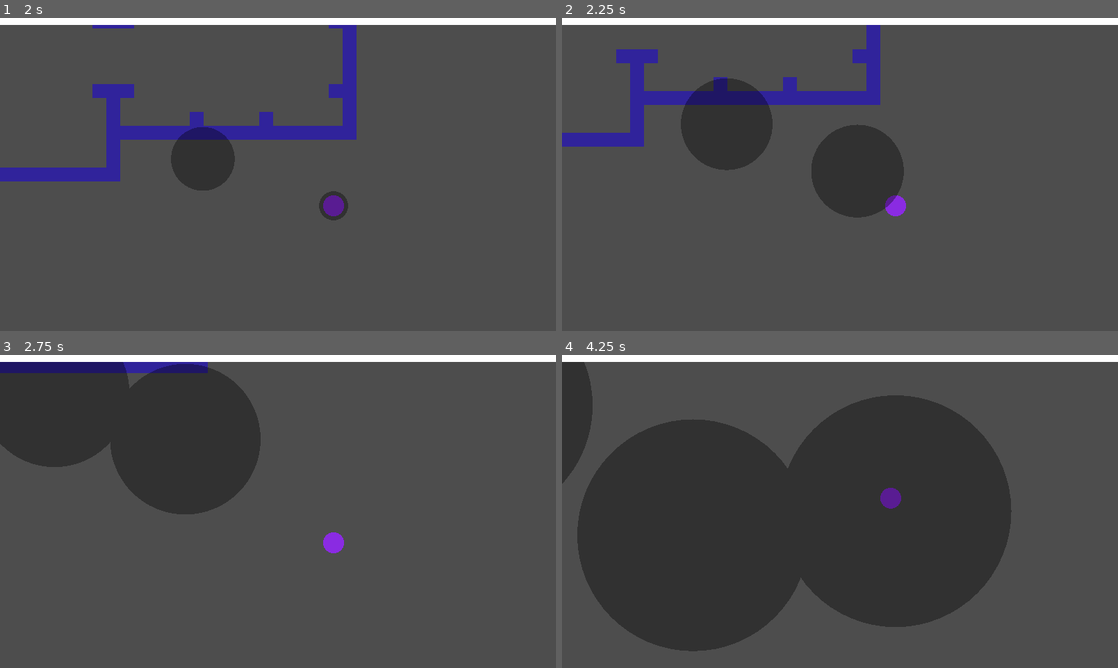
Above: before the commit, frames 1-4 (two rows, left to right).
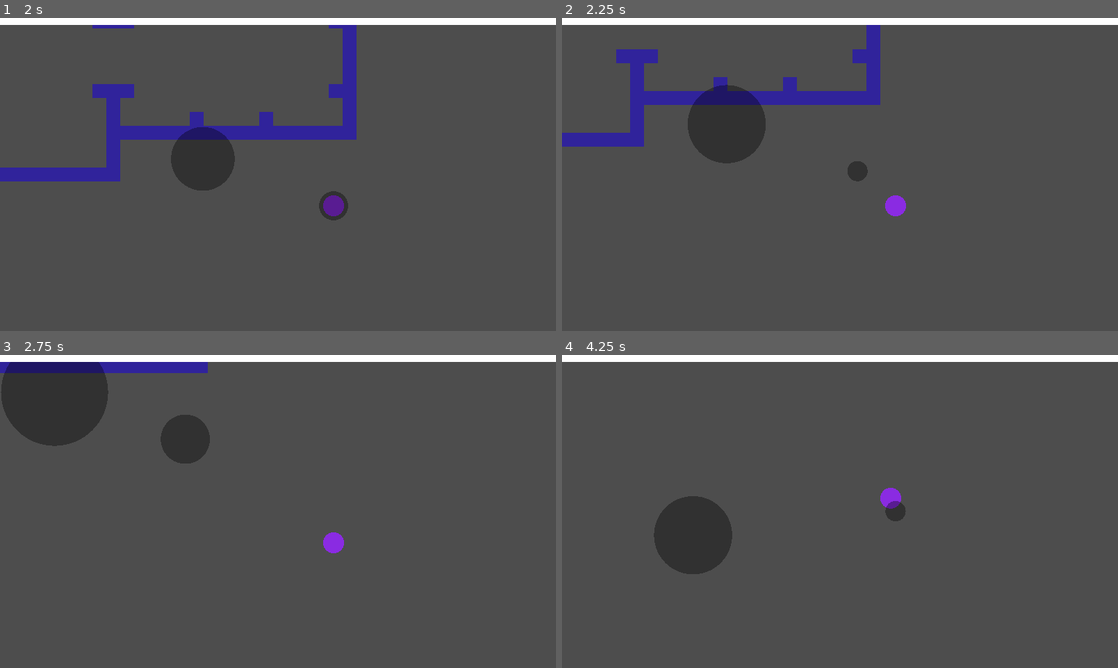
Above: after the commit, the same moments.

Repository: RainbowAsteroids/roll-with-the-pollution
Game: Godot game, scene res://test_scene.tscn
Two runs of this game, one before a commit and one after it. Both use one fixed random seed, a clock stepped at 60 frames per second and the inputs below. The engine's default icon, where the game draws it, is replaced by a stand-in: a white triangle on a blue panel in a dark square.
Inputs (mouse positions are in pixels of both pictures, inside the frame that each line leads up to):
- Up to frame 1 (2 s): tap Enter at 0.5 s; move the mouse to (400, 158) at 0.52 s; hold D (move_right) 0.53-1.28 s; click (400, 158) at 0.6 s; move the mouse to (166, 190) at 1.27 s; hold S (move_down) from 1.28 s (still down); click (166, 190) at 1.35 s
- Up to frame 2 (2.25 s): move the mouse to (895, 105) at 2.02 s; release S (move_down) at 2.03 s; hold D (move_right) from 2.03 s (still down); click (895, 105) at 2.1 s
- Up to frame 3 (2.75 s): keep holding D (move_right)
- Up to frame 4 (4.25 s): move the mouse to (812, 574) at 2.77 s; release D (move_right) at 2.78 s; hold W (move_up) 2.78-3.53 s; click (812, 574) at 2.85 s; move the mouse to (1006, 558) at 3.52 s; hold A (move_left) from 3.53 s (still down); click (1006, 558) at 3.6 s

Frame 1 is identical in both runs. In frame 2, 4.7% of the frame differs, in the area x 21-62%, y 19-64%; in frame 3, 11%; in frame 4, 46%, in the area x 0-81%, y 2-95%.

Commit message:
Added poison drops; fix #3

Diff:
--- a/Player/Player.gd
+++ b/Player/Player.gd
@@ -8,20 +8,27 @@
 @export var max_speed := 6000.0
 @export var braking_force := 2.5
 @export var poison_drop: PackedScene
+@export var poison_damage_rate := 10.0
+@export var heal_rate := 20.0
 
 var _health := GlobalConstants.max_health
 @export var health: float:
     get: return _health
     set(v):
+        v = clamp(v,0,GlobalConstants.max_health)
         _health = v
         $CanvasLayer/HealthBar.health = v
         if v < 0:
             dead.emit()
 
+var can_heal := false
+var can_hurt := false
+
 func _draw():
     draw_circle(Vector2(), 36, Color.BLUE_VIOLET)
 
 func _physics_process(delta: float):
+    # movement
     var motion := Vector2()
     if Input.is_action_pressed("move_left"):
         motion.x -= 1
@@ -46,7 +53,31 @@
     if velocity.length() < 1:
         velocity = Vector2()
 
+    # check for overlapping areas
+    if $Area2D.has_overlapping_areas():
+        $HealCoolup.stop()
+        can_heal = false
+        if can_hurt:
+            health -= poison_damage_rate * delta
+        else:
+            if $DamageCoolup.is_stopped():
+                $DamageCoolup.start()
+    else:
+        $DamageCoolup.stop()
+        can_hurt = false
+        if can_heal:
+            health += heal_rate * delta
+        else:
+            if $HealCoolup.is_stopped():
+                $HealCoolup.start()
+
 func _on_poison_timer_timeout():
     var pd = poison_drop.instantiate()
     pd.position = position
     get_parent().add_poison_drop(pd)
+
+func _on_heal_coolup_timeout():
+    can_heal = true
+
+func _on_damage_coolup_timeout():
+    can_hurt = true
--- a/Player/Player.tscn
+++ b/Player/Player.tscn
@@ -6,6 +6,9 @@
 [ext_resource type="Script" path="res://Player/HealthBar.gd" id="3_katjt"]
 
 [sub_resource type="CircleShape2D" id="CircleShape2D_4ihue"]
+radius = 36.0
+
+[sub_resource type="CircleShape2D" id="CircleShape2D_f0vep"]
 radius = 36.0
 
 [node name="Player" type="CharacterBody2D"]
@@ -34,4 +37,18 @@
 [node name="PoisonTimer" type="Timer" parent="."]
 autostart = true
 
+[node name="Area2D" type="Area2D" parent="."]
+
+[node name="CollisionShape2D" type="CollisionShape2D" parent="Area2D"]
+shape = SubResource("CircleShape2D_f0vep")
+
+[node name="HealCoolup" type="Timer" parent="."]
+wait_time = 0.5
+one_shot = true
+
+[node name="DamageCoolup" type="Timer" parent="."]
+one_shot = true
+
 [connection signal="timeout" from="PoisonTimer" to="." method="_on_poison_timer_timeout"]
+[connection signal="timeout" from="HealCoolup" to="." method="_on_heal_coolup_timeout"]
+[connection signal="timeout" from="DamageCoolup" to="." method="_on_damage_coolup_timeout"]
--- a/PoisonDrop/poison_drop.tscn
+++ b/PoisonDrop/poison_drop.tscn
@@ -3,6 +3,7 @@
 [ext_resource type="Script" path="res://PoisonDrop/PoisonDrop.gd" id="1_t85e3"]
 
 [sub_resource type="CircleShape2D" id="CircleShape2D_jchfe"]
+resource_local_to_scene = true
 
 [node name="PoisonDrop" type="Area2D"]
 script = ExtResource("1_t85e3")
Not shown: 1 places in Player/Player.tscn that only renumber resources
